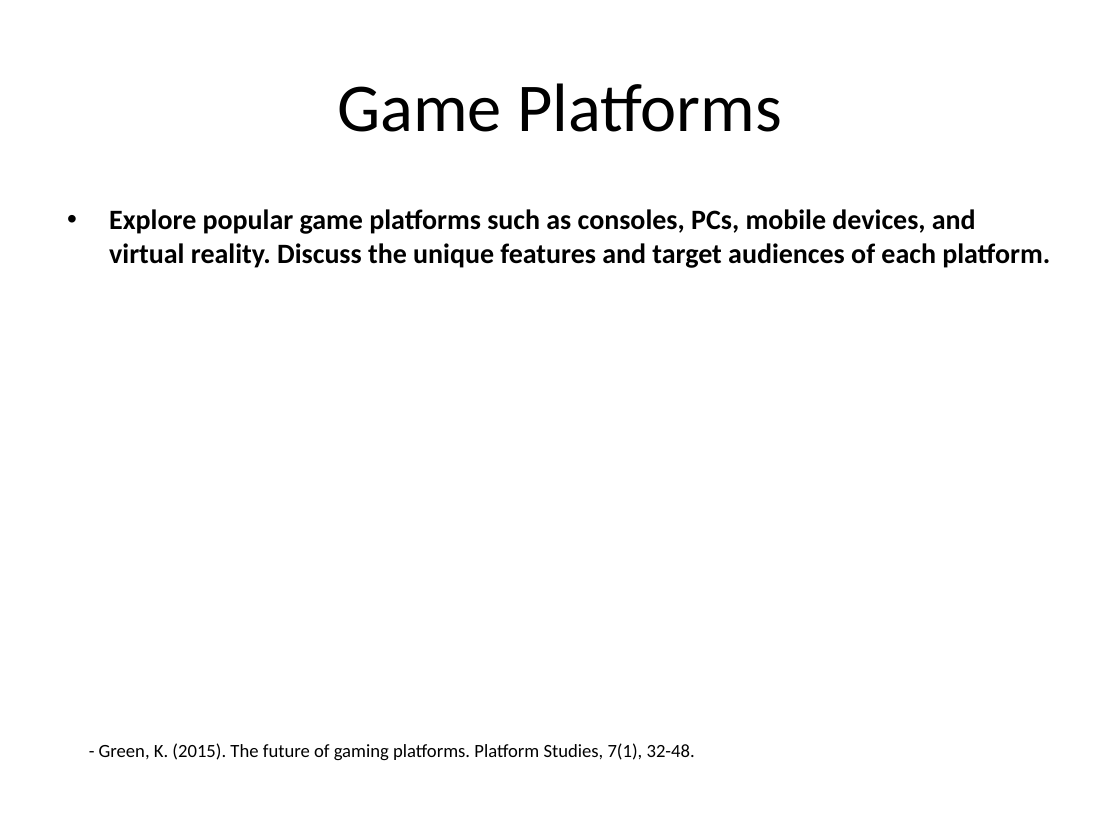
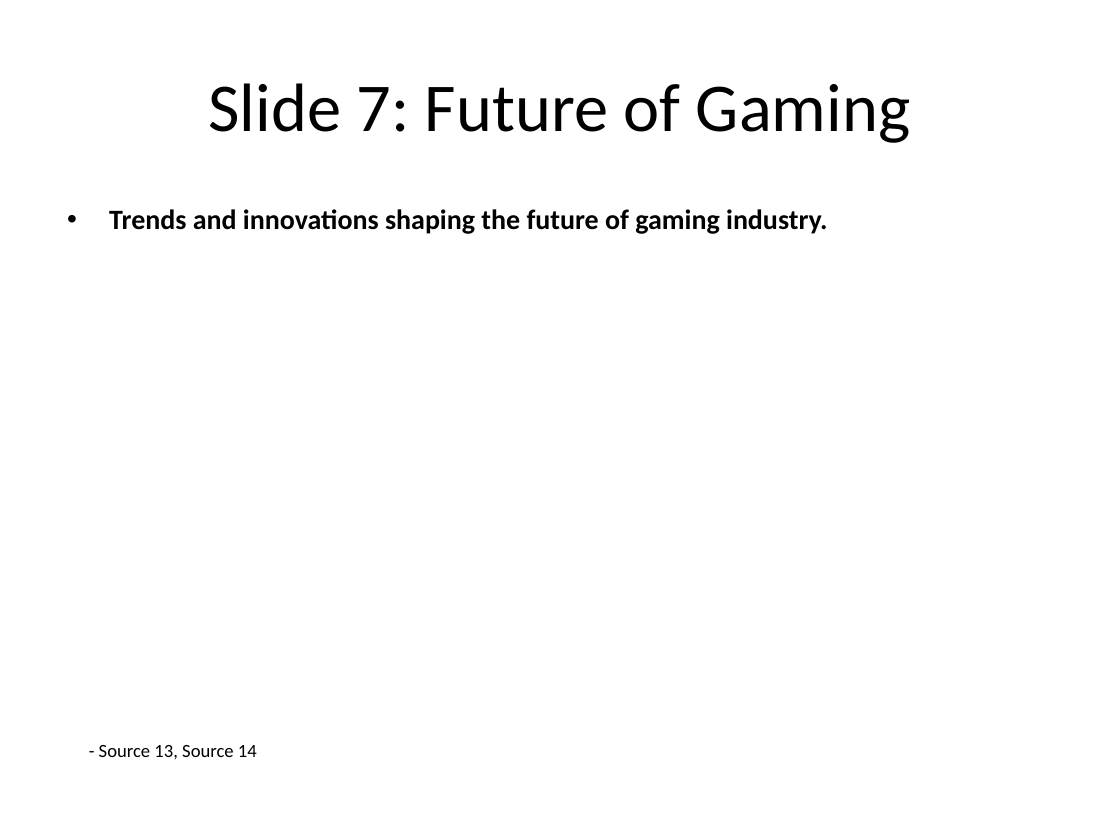
Before and after one commit to infrasvc-magang/test, a slide deck: slide 8 of backend/project/PPTX/Game_presentation.pptx. Drawn at 1120x840 pixels with LibreOffice and Linux fonts; fonts in the diff are those of the drawing. Boxes give left, top, right and bottom in pixels: in the first picture for what was removed or moved away, otherwise in the second. Text is boxed around its words. In the diff, an @@ line names an element or a change of style, - is before the commit and + after.

```diff
--- a/backend/project/PPTX/Game_presentation.pptx
+++ b/backend/project/PPTX/Game_presentation.pptx
@@ title at (208,83,910,143): text changed @@
-Game Platforms
+Slide 7: Future of Gaming
@@ text at (109,209,828,234): text changed @@
-• Explore popular game platforms such as consoles, PCs, mobile devices, and virtual reality. Discuss the unique features and target audiences of each platform.
+• Trends and innovations shaping the future of gaming industry.
@@ text at (99,745,257,759): text changed @@
-- Green, K. (2015). The future of gaming platforms. Platform Studies, 7(1), 32-48.
+- Source 13, Source 14
```
Also in this commit, not shown: 7 other slides changed, 2 slides added, 2 slides removed, 18 other files.
